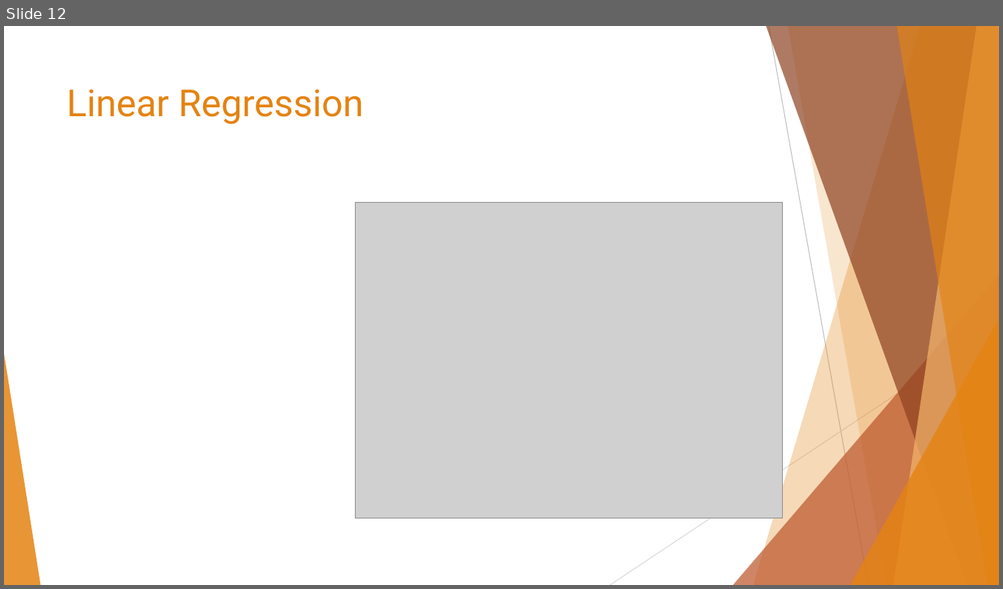
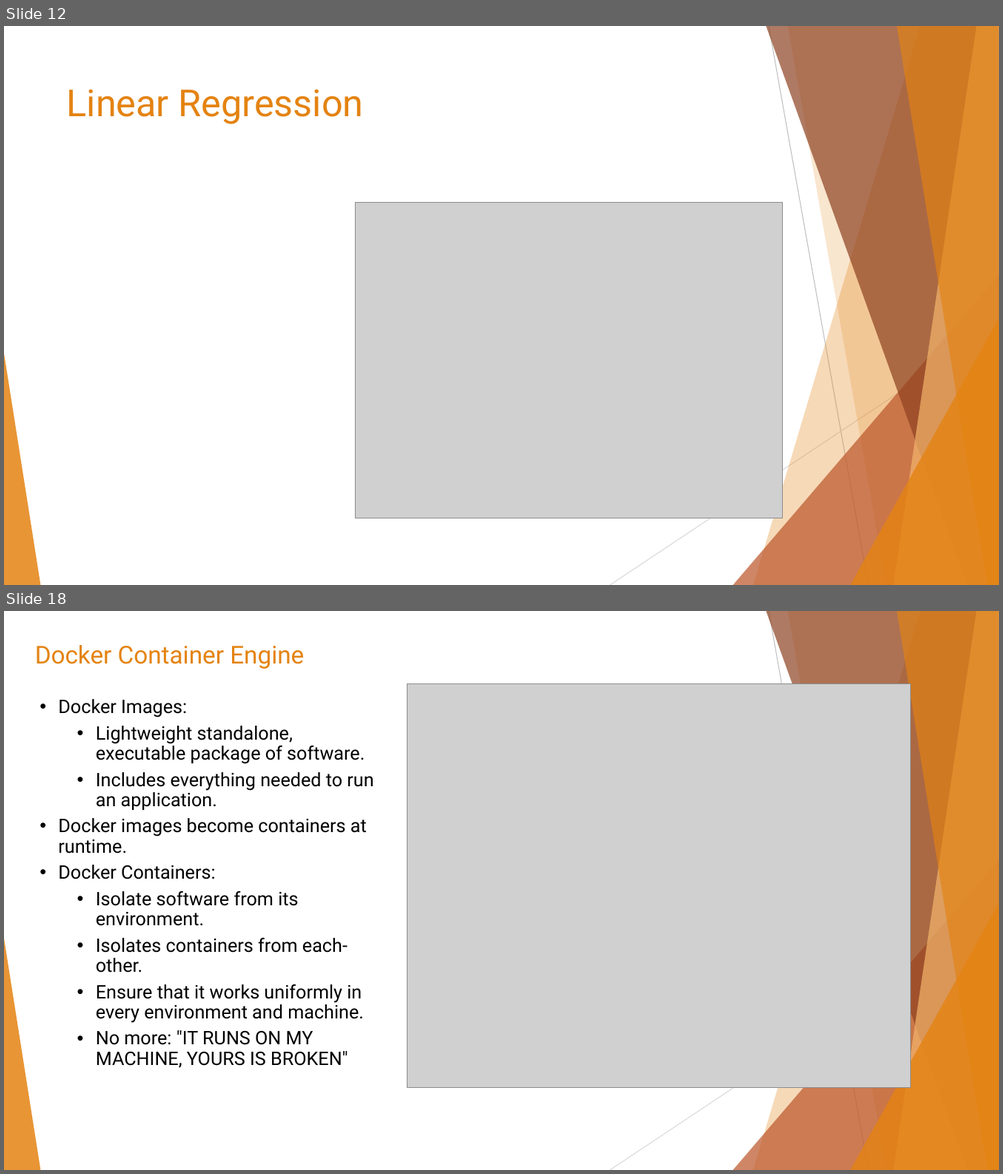
Before and after one commit to data-max-hq/workshop-epoka, a slide deck: Presentations/Introduction to Machine Learning.pptx. Shown one above the other, each under a label of ours: slide 12 before the commit, slides 12 and 18 after it; the slides between them are not shown. The pictures are 1003x589 and 1003x1174 pixels, drawn with LibreOffice and Linux fonts; fonts in the diff are those of the drawing; grey boxes stand for pictures. Boxes give left, top, right and bottom in pixels: in the first picture for what was removed or moved away, otherwise in the second. Text is boxed around its words. In the diff, an @@ line names an element or a change of style, - is before the commit and + after.

```diff
--- a/Presentations/Introduction to Machine Learning.pptx
+++ b/Presentations/Introduction to Machine Learning.pptx
@@ slide 18 added at bbox=[4, 611, 999, 1170], background #FFFFFF; not listed: 10 template elements that a slide beside it also shows @@
@@ text added at bbox=[35, 645, 304, 669], 23.8 pt, text #E48312 @@
+Docker Container Engine
@@ text added at bbox=[58, 699, 373, 1068], 18 pt, text #000000 @@
+• Docker Images:
+  • Lightweight standalone, executable package of software.
+  • Includes everything needed to run an application.
+• Docker images become containers at runtime.
+• Docker Containers:
+  • Isolate software from its environment.
+  • Isolates containers from each-other.
+  • Ensure that it works uniformly in every environment and machine.
+  • No more: "IT RUNS ON MY MACHINE, YOURS IS BROKEN"
@@ picture added at bbox=[407, 684, 911, 1088] @@
```
Also in this commit, not shown: 7 other slides added, 1 other file.
